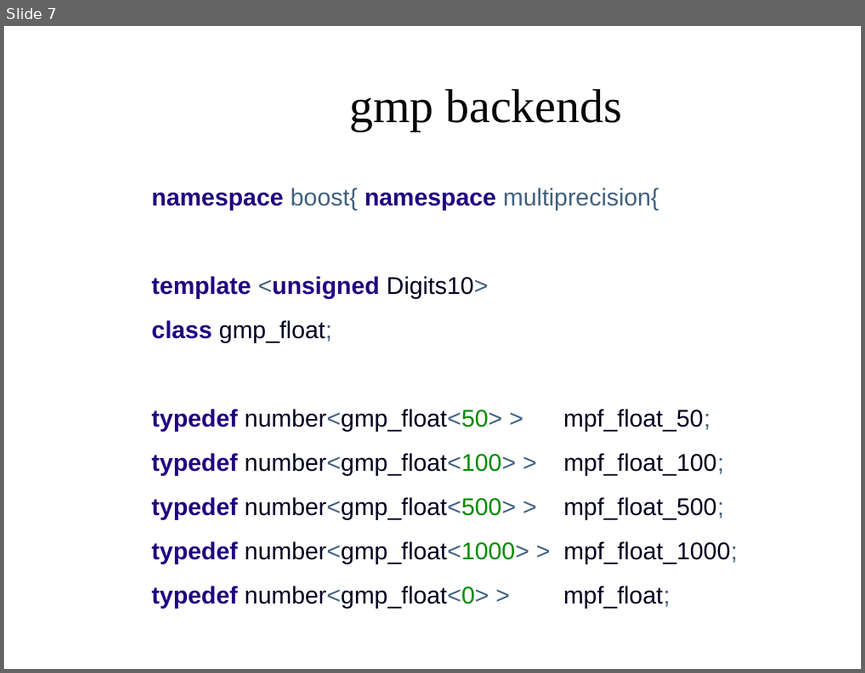
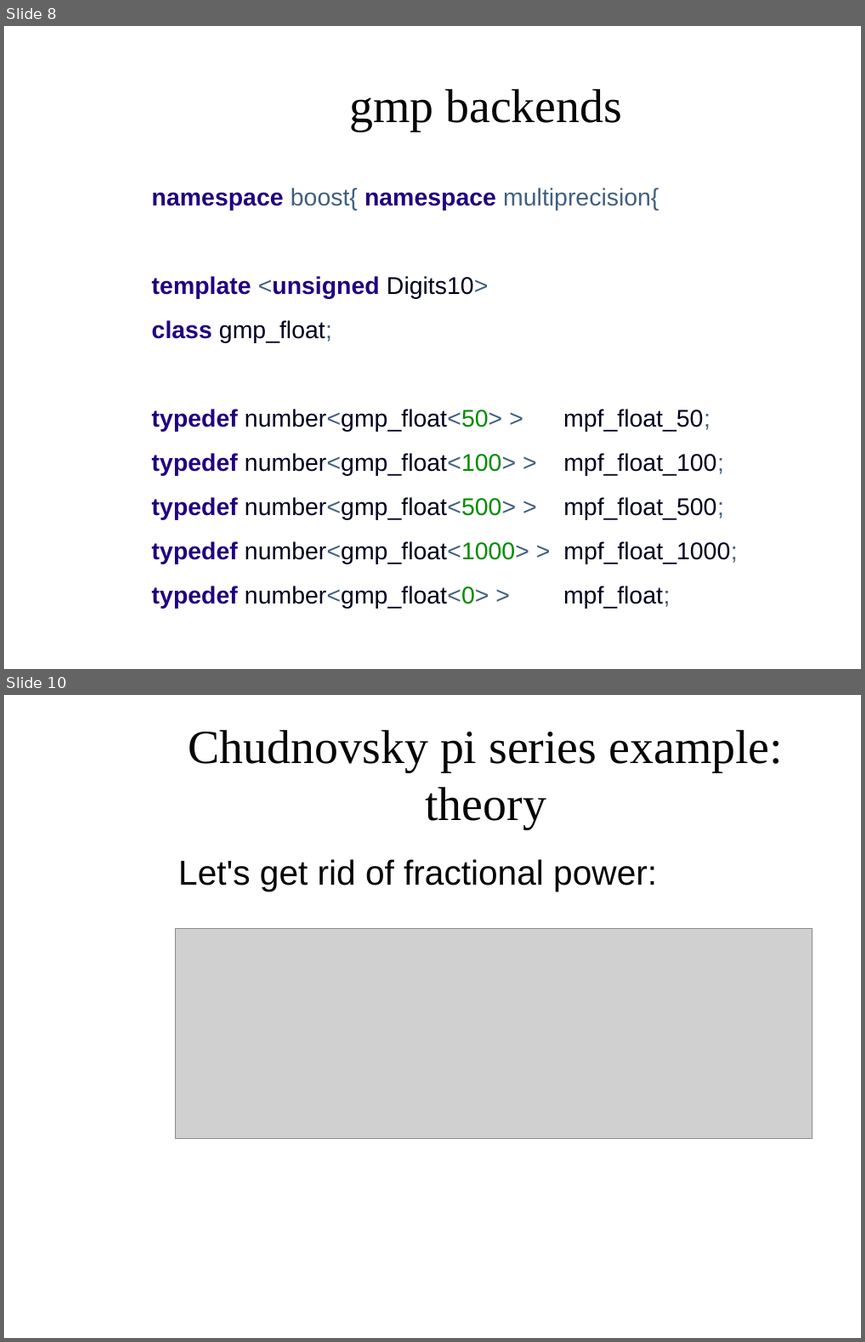
Before and after one commit to AntonBikineev/gmp_presentation_examples, a slide deck: GMPpresentation.odp. Shown one above the other, each under a label of ours: slide 7 before the commit, slides 8 and 10 after it; the slides between them are not shown. The pictures are 865x673 and 865x1342 pixels, drawn with LibreOffice and Linux fonts; fonts in the diff are those of the drawing; grey boxes stand for pictures; background and template pictures are left out. Boxes give left, top, right and bottom in pixels: in the first picture for what was removed or moved away, otherwise in the second. Text is boxed around its words. In the diff, an @@ line names an element or a change of style, - is before the commit and + after.

```diff
--- a/GMPpresentation.odp
+++ b/GMPpresentation.odp
@@ slide 10 added at [4,695,861,1338], background picture (left out) @@
@@ title added at [188,730,783,828], 44 pt, text #050505 @@
+Chudnovsky pi series example:
+theory
@@ text added at [178,859,657,891], 32 pt, text #050505 @@
+Let's get rid of fractional power:
@@ picture added at [175,928,812,1138] @@
@@ what was slide 7 is now slide 8 @@
```
Also in this commit, not shown: 4 slides changed, 4 other slides added, 1 other file.
